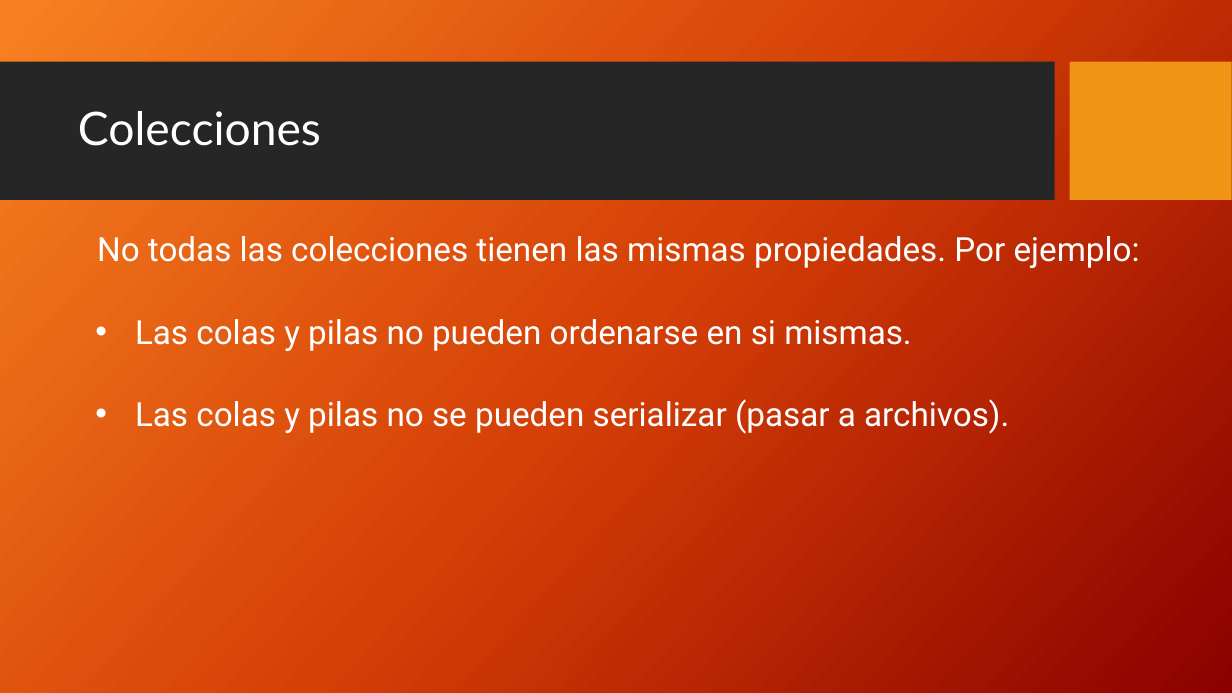
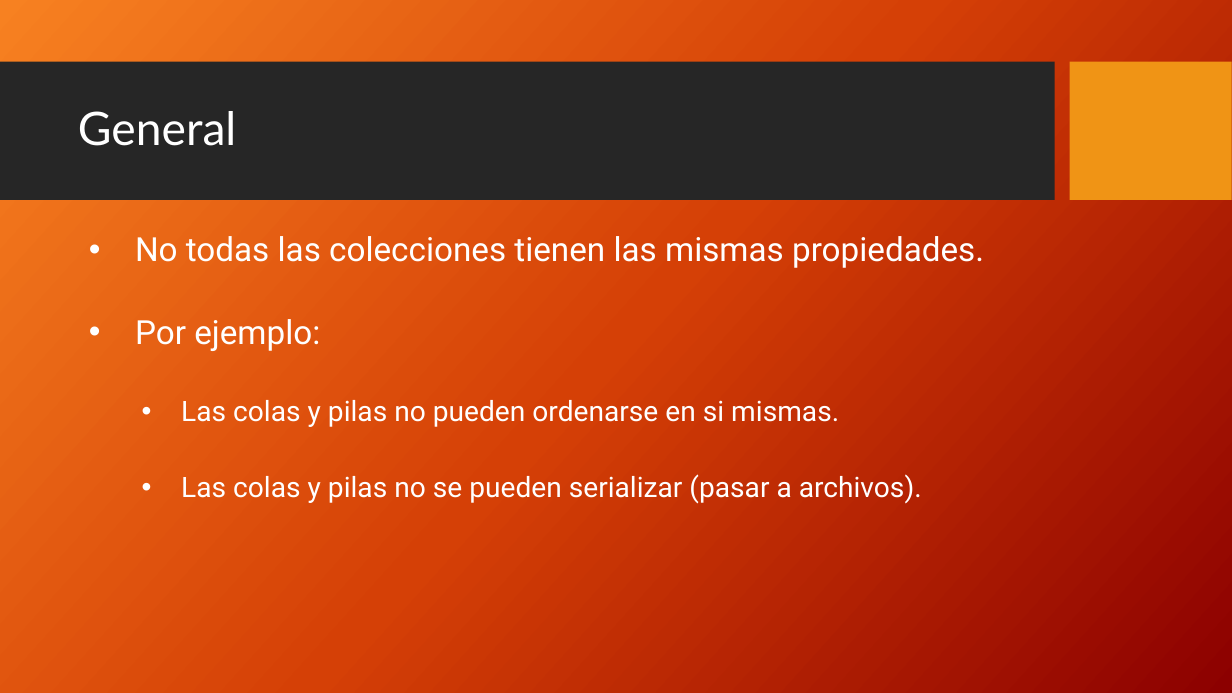
Before and after one commit to FedeDavila1984/utn_prog_y_lab_II, a slide deck: slide 13 of PPTs/ProgramacionII_Clase_07-2018.pptx. Drawn at 1232x693 pixels with LibreOffice and Linux fonts; fonts in the diff are those of the drawing; background and template pictures are left out. Boxes give left, top, right and bottom in pixels: in the first picture for what was removed or moved away, otherwise in the second. Text is boxed around its words. In the diff, an @@ line names an element or a change of style, - is before the commit and + after.

```diff
--- a/PPTs/ProgramacionII_Clase_07-2018.pptx
+++ b/PPTs/ProgramacionII_Clase_07-2018.pptx
@@ title at (x1=78, y1=111, x2=236, y2=146): text changed @@
-Colecciones
+General
@@ text at (x1=135, y1=236, x2=984, y2=351): text changed @@
-No todas las colecciones tienen las mismas propiedades. Por ejemplo:
+• No todas las colecciones tienen las mismas propiedades.
+• Por ejemplo:
@@ text at (x1=181, y1=400, x2=922, y2=504): size 25.9 to 21.9 pt in "Las colas y pilas no pueden ordenarse ...", "Las colas y pilas no se pueden ..."; list level 1 to 2 in "Las colas y pilas no ..." @@
```
Also in this commit, not shown: 11 other slides changed, 5 other files.
